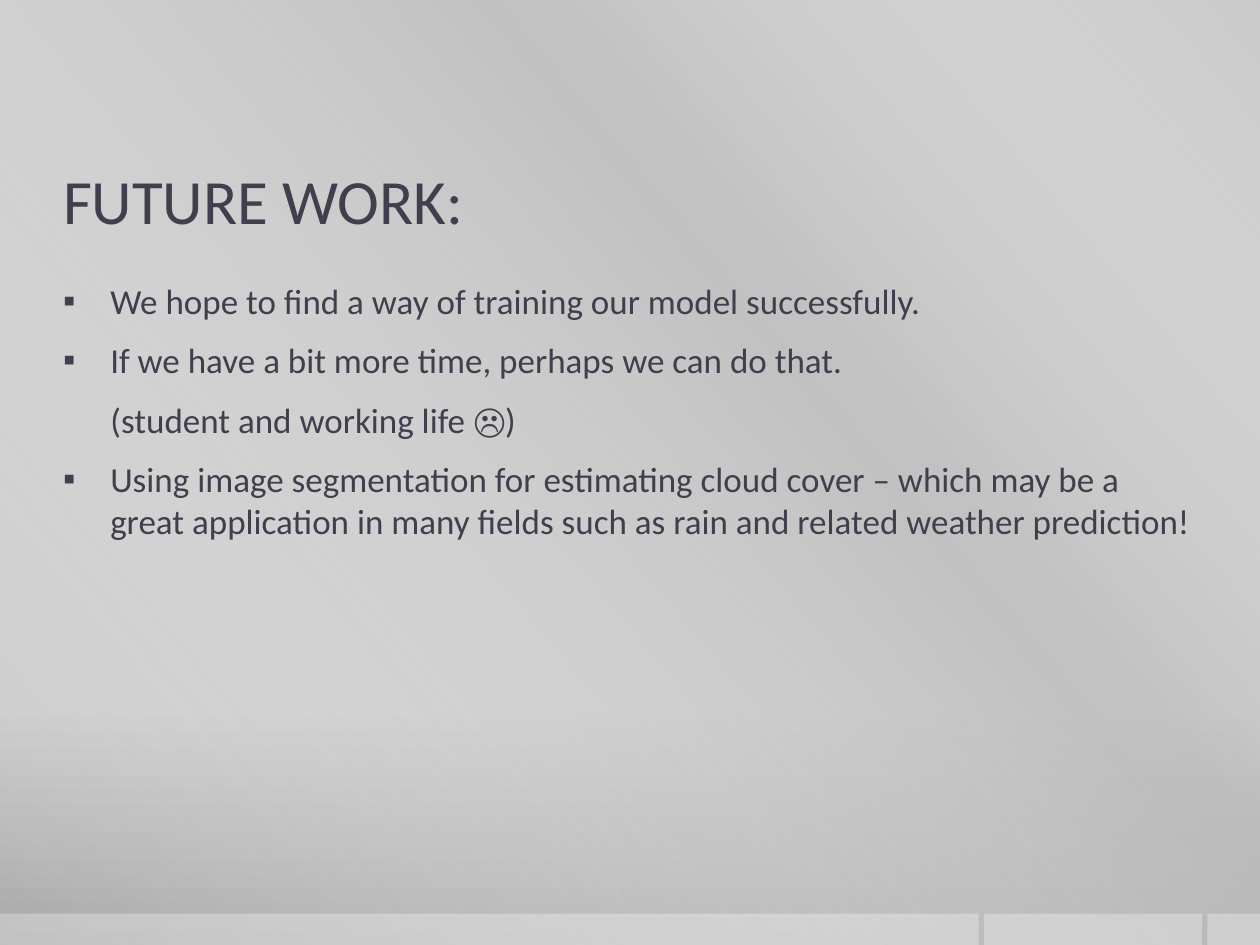
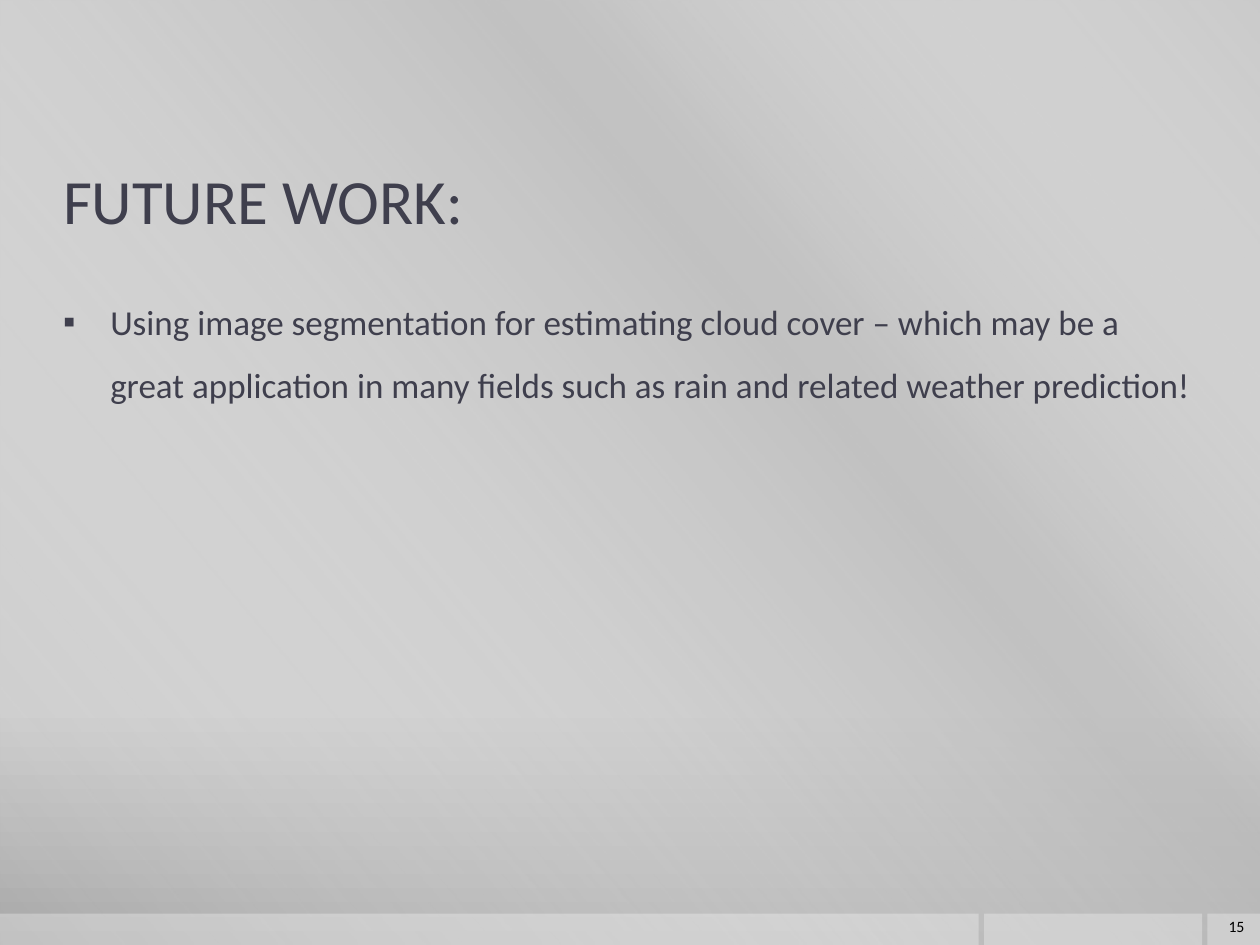
Before and after one commit to yej117/Image_Segmentation_Deep_Learning, a slide deck: slide 15 of IMAGE SEGMENTATION.pptx (slide 12 before the commit). Drawn at 1260x945 pixels with LibreOffice and Linux fonts; fonts in the diff are those of the drawing; background and template pictures are left out. Boxes give left, top, right and bottom in pixels: in the first picture for what was removed or moved away, otherwise in the second. Text is boxed around its words. In the diff, an @@ line names an element or a change of style, - is before the commit and + after.

```diff
--- a/IMAGE SEGMENTATION.pptx
+++ b/IMAGE SEGMENTATION.pptx
@@ text "Using image segmentation for estimating ..." at (110,310,1190,404): line spacing 1 to 1.5 @@
@@ text at (110,289,920,439): paragraphs removed @@
-▪ We hope to find a way of training our model successfully.
-▪ If we have a bit more time, perhaps we can do that.
-(student and working life ☹)
@@ page number added at (1229,922,1245,932), 9 pt, text #000000 @@
+15
```
Also in this commit, not shown: 9 other slides changed, 6 slides added, 3 slides removed.
